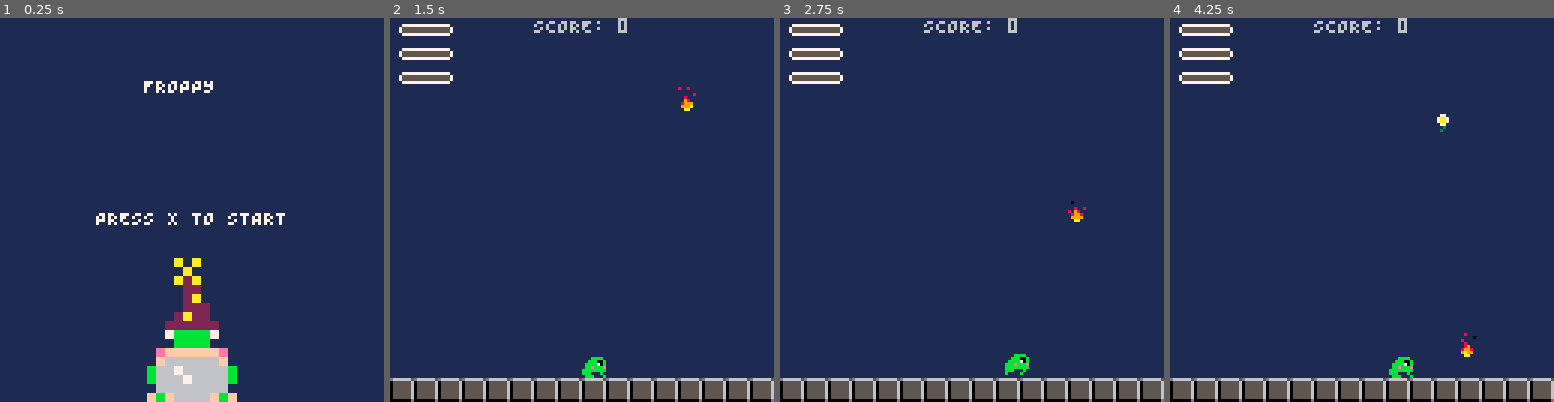
Above: before the commit, frames 1-4 (left to right).
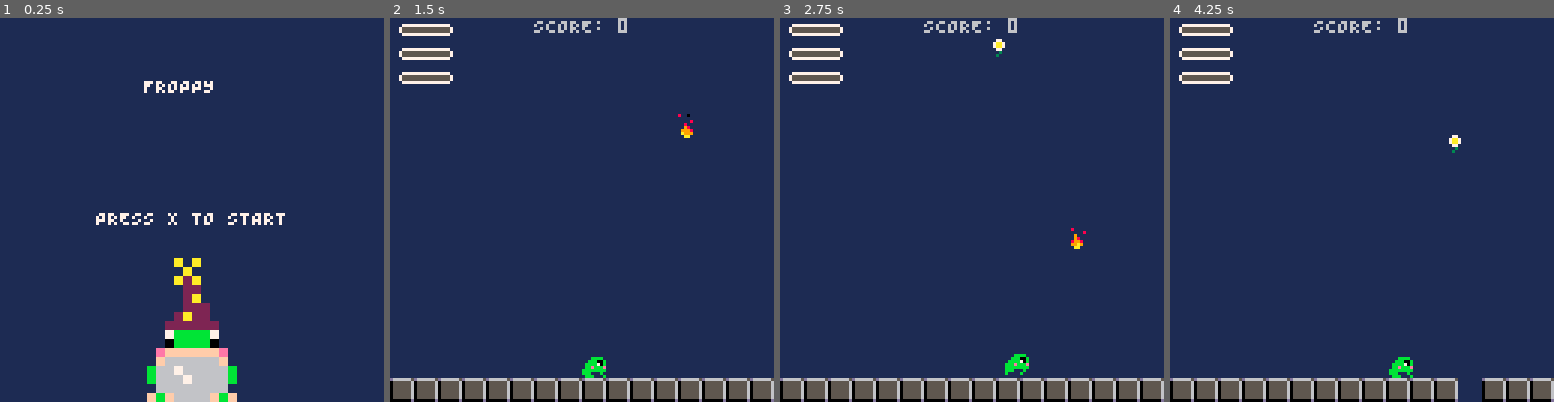
Above: after the commit, the same moments.

Repository: Ricchan-piup/0froppy
Game: PICO-8 cartridge 0main.p8
The game is run twice, just before and just after one commit, with the same random seed, the same clock (stepped at 60 frames per second) and the same inputs.
Inputs:
- Up to frame 1 (0.25 s): no input
- Up to frame 2 (1.5 s): tap X (X key) at 0.33, 1.07 s; tap O (Z key) at 0.7 s
- Up to frame 3 (2.75 s): hold Right 1.6-2.1 s; tap O (Z key) at 1.7, 2.1, 2.5 s; tap X (X key) at 1.85 s; hold Right from 2.47 s (still down)
- Up to frame 4 (4.25 s): tap O (Z key) every 0.4 s from 2.9 to 4.1 s; tap X (X key) at 2.97, 4.08 s; release Right at 3.03 s; hold Left 3.08-3.58 s; hold Right from 4.02 s (still down)

The runs differ from the first frame. In frame 1, 0.1% of the frame differs, in the area x 42-58%, y 83-86%; in frame 2, 0.2%; in frame 3, 0.3%; in frame 4, 0.7%, in the area x 69-82%, y 25-100%.

Commit message:
made a playable version

Diff:
--- a/0main.p8
+++ b/0main.p8
@@ -94,22 +94,22 @@
 00000000000000000000000000000000000000000000000000000000000000001111111111111111111111111111111111111111111111111111111111111111
 00000000000000000000000000000000000000000000000000000000000000001111111111111111111111111111111111111111111111111111111111111111
 00000000000000000000000000000000000000000000000000000000000000001111111111111111111111111111111111111111111111111111111111111111
-111a1a11000000000000000000000000000000000000000000000000000000001111111177777777777777771111111111111111777777777777777711111111
-1111a11100000000000000000000000000000000000000000000000000000000111111172222888899995557711111111111111788889999aaaa555771111111
-111a2a11000000000000000000000000000000000000000000000000000000001111111722222888899995577111111111111117888889999aaaa55771111111
-11112211000000000000000000000000000000000000000000000000000000001111111177777777777777771111111111111111777777777777777711111111
-11112a11000000000000000000000000000000000000000000000000000000001111111111111111111111111111111111111111111111111111111111111111
-11112221000000000000000000000000000000000000000000000000000000001111111111111111111111111111111111111111111111111111111111111111
-1112a221000000000000000000000000000000000000000000000000000000001111111111111111111111111111111111111111111111111111111111111111
-11122221000000000000000000000000000000000000000000000000000000001111111111111111111111111111111111111111111111111111111111111111
-111bbbb1000000000000000000000000000000000000000000000000000000001111111177777777777777771111111111111111777777777777777711111111
-11bbb00b0000000000000000000000000000000000000000000000000000000011111117222288889999aaa7711111111111111788889999aaaa777771111111
-1bbbb70b00000000000000000000000000000000000000000000000000000000111111172222288889999aa77111111111111117888889999aaaa77771111111
-bbbebbbe000000000000000000000000000000000000000000000000000000001111111177777777777777771111111111111111777777777777777711111111
-bbbbbbbb000000000000000000000000000000000000000000000000000000001111111111111111111111111111111111111111111111111111111111111111
-bbb111b1000000000000000000000000000000000000000000000000000000001111111111111111111111111111111111111111111111111111111111111111
-b1111b11000000000000000000000000000000000000000000000000000000001111111111111111111111111111111111111111111111111111111111111111
-11111111000000000000000000000000000000000000000000000000000000001111111111111111111111111111111111111111111111111111111111111111
+00000000000000000000000000000000000000000000000000000000000000001111111177777777777777771111111111111111777777777777777711111111
+0000000000000000000000000000000000000000000000000000000000000000111111172222888899995557711111111111111788889999aaaa555771111111
+00000000000000000000000000000000000000000000000000000000000000001111111722222888899995577111111111111117888889999aaaa55771111111
+00000000000000000000000000000000000000000000000000000000000000001111111177777777777777771111111111111111777777777777777711111111
+00000000000000000000000000000000000000000000000000000000000000001111111111111111111111111111111111111111111111111111111111111111
+00000000000000000000000000000000000000000000000000000000000000001111111111111111111111111111111111111111111111111111111111111111
+00000000000000000000000000000000000000000000000000000000000000001111111111111111111111111111111111111111111111111111111111111111
+00000000000000000000000000000000000000000000000000000000000000001111111111111111111111111111111111111111111111111111111111111111
+00000000000000000000000000000000000000000000000000000000000000001111111177777777777777771111111111111111777777777777777711111111
+000000000000000000000000000000000000000000000000000000000000000011111117222288889999aaa7711111111111111788889999aaaa777771111111
+0000000000000000000000000000000000000000000000000000000000000000111111172222288889999aa77111111111111117888889999aaaa77771111111
+00000000000000000000000000000000000000000000000000000000000000001111111177777777777777771111111111111111777777777777777711111111
+00000000000000000000000000000000000000000000000000000000000000001111111111111111111111111111111111111111111111111111111111111111
+00000000000000000000000000000000000000000000000000000000000000001111111111111111111111111111111111111111111111111111111111111111
+00000000000000000000000000000000000000000000000000000000000000001111111111111111111111111111111111111111111111111111111111111111
+00000000000000000000000000000000000000000000000000000000000000001111111111111111111111111111111111111111111111111111111111111111
 
 
 
--- a/1froppy.lua
+++ b/1froppy.lua
@@ -14,11 +14,11 @@
 			sfx(9, 3)
 		end,
 		update = function()
-			if not btn(4) then
+			if not btn(5) then
 				canStart = true
 			end
 			-- update title screen variables here
-			if btn(4) and canStart then
+			if btn(5) and canStart then
 				set_game_state("playing")
 			end
 		end,
@@ -34,7 +34,7 @@
 
 			local x = 64 - dw/2
 			local y = 104 - dh/2
-
+			palt(0, false)
 			sspr(sx,sy, sw,sh, x,y, dw,dh)
 			-- spr(45,0,0)
 		end
@@ -67,7 +67,7 @@
 		end,
 		update = function()
 			u_level()
-			if btn(4) then
+			if btn(5) then
 				set_game_state("titleScreen")
 			end
 		end,
Not shown, added: 0main.html
Not shown, added: 0main.js
